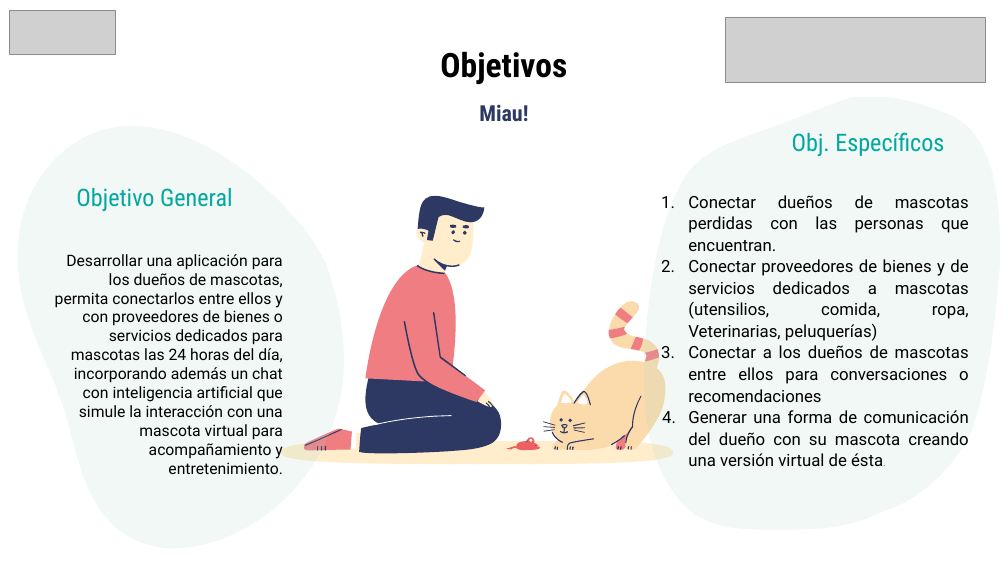
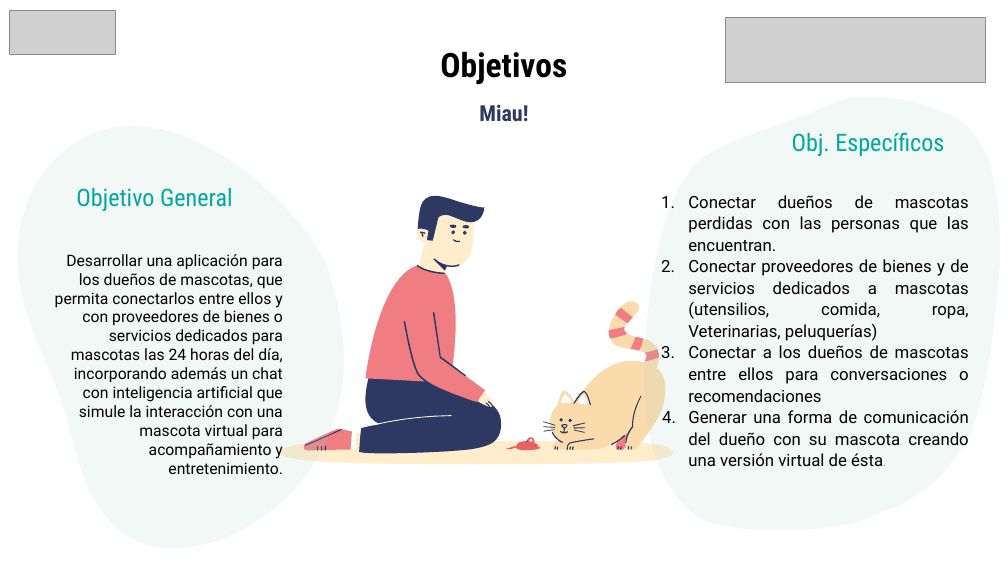
Before and after one commit to Kazeai-chan/Capstone_MyPet, a slide deck: slide 4 of Fase 2/Evidencias Proyecto/Presentación Proyecto.pptx. Drawn at 1008x567 pixels with LibreOffice and Linux fonts; fonts in the diff are those of the drawing; grey boxes stand for pictures. Boxes give left, top, right and bottom in pixels: in the first picture for what was removed or moved away, otherwise in the second. Text is boxed around its words. In the diff, an @@ line names an element or a change of style, - is before the commit and + after.

```diff
--- a/Fase 2/Evidencias Proyecto/Presentación Proyecto.pptx
+++ b/Fase 2/Evidencias Proyecto/Presentación Proyecto.pptx
@@ text at (688,195,969,251): text changed @@
-1. Conectar dueños de mascotas perdidas con las personas que encuentran.
+1. Conectar dueños de mascotas perdidas con las personas que las encuentran.
@@ text at (55,254,283,474): text changed @@
-Desarrollar una aplicación para los dueños de mascotas, permita conectarlos entre ellos y con proveedores de bienes o servicios dedicados para mascotas las 24 horas del día, incorporando además un chat con inteligencia artificial que simule la interacción con una mascota virtual para acompañamiento y entretenimiento.
+Desarrollar una aplicación para los dueños de mascotas, que permita conectarlos entre ellos y con proveedores de bienes o servicios dedicados para mascotas las 24 horas del día, incorporando además un chat con inteligencia artificial que simule la interacción con una mascota virtual para acompañamiento y entretenimiento.
```
Also in this commit, not shown: 2 other slides changed, 1 other file.
